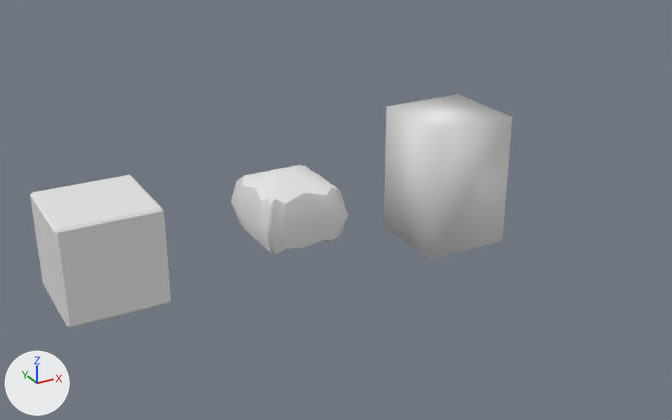
The Blender file runs/2026-08-12_hard-surface-shading-policy/hard_surface_shading_policy.blend, before and after one commit.
Rendered twice from a camera (50 mm lens) standing at (-7.81, -16.27, 7.85) and looking at (1.26, 0.21, -0.4). Every picture has the same lights, and +X, +Y and +Z are marked at lower left. The first picture is the older version.

Objects in the first picture: 'Angle_Scoped_No_Semantic_Intent_Box', 'Semantic_Hard_Surface_Box', 'Unannotated_Blanket_Smooth_Box'.
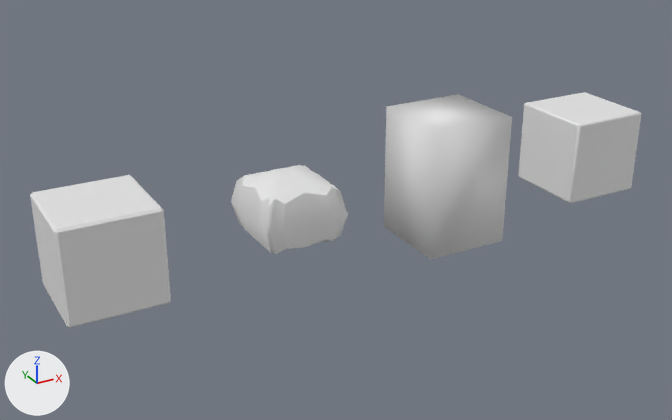
Commit message: Give ANGLE/VGROUP Bevel their own auditable path to PASS

Patch to the scene script:
```diff
--- a/runs/2026-08-12_hard-surface-shading-policy/hard_surface_shading_policy.blend.py
+++ b/runs/2026-08-12_hard-surface-shading-policy/hard_surface_shading_policy.blend.py
@@ me_cube_003 @@
+me_cube_003.from_pydata(...)  # a box spanning x -1.0..1.0, y -1.0..1.0, z -1.0..1.0
+me_cube_003.polygons.foreach_set('use_smooth', [True] * 6)
@@ ob_angle_scoped_with_recorded_intent_box @@
+ob_angle_scoped_with_recorded_intent_box = bpy.data.objects.new('Angle_Scoped_With_Recorded_Intent_Box', me_cube_003)
+ob_angle_scoped_with_recorded_intent_box.location = (8.0, 0.0, 0.0)
+_m = ob_angle_scoped_with_recorded_intent_box.modifiers.new('Semantic scoped edge radius', 'BEVEL')
+_m.width = 0.05
+_m.width_pct = 0.05
+_m.segments = 2
+_m.angle_limit = 0.785
```

What differs and where, as boxes (x1, y1, x2, y2) in the pictures (672 x 420 px):
'Angle_Scoped_With_Recorded_Intent_Box', added: after (518, 92, 641, 203)
